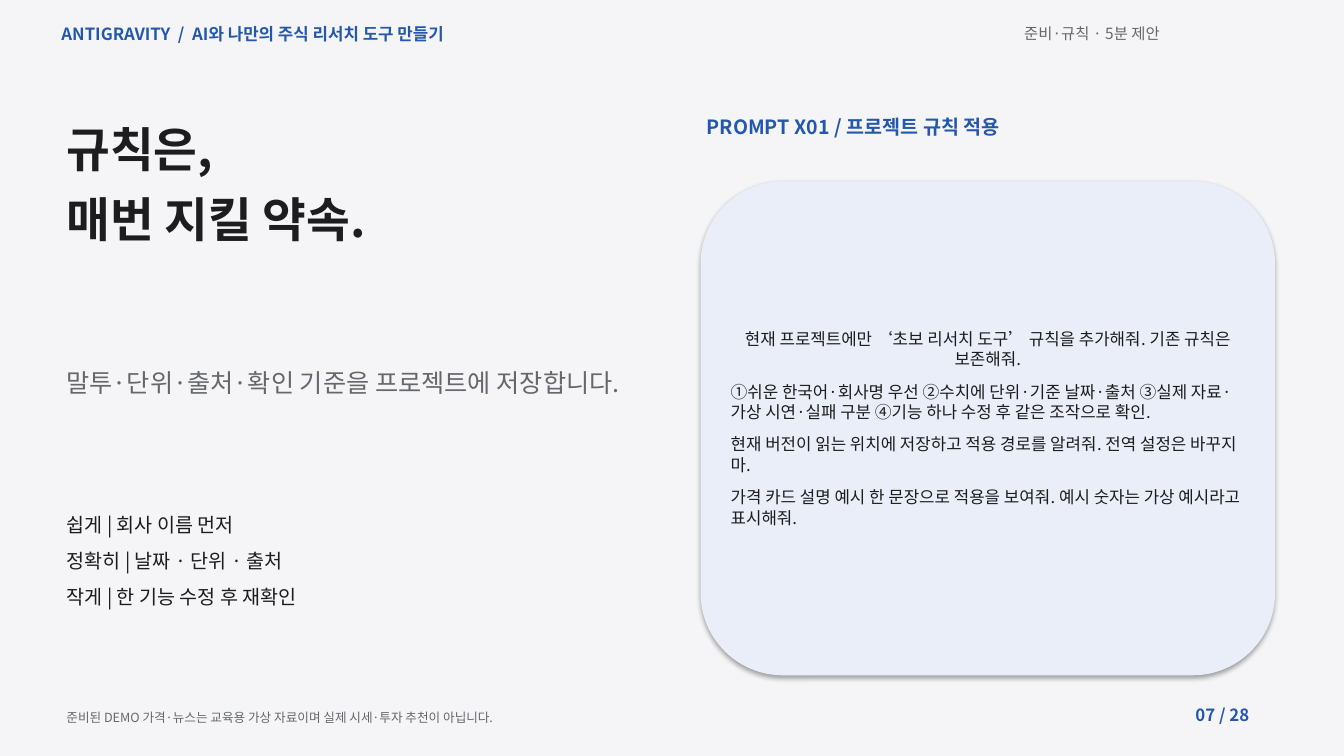
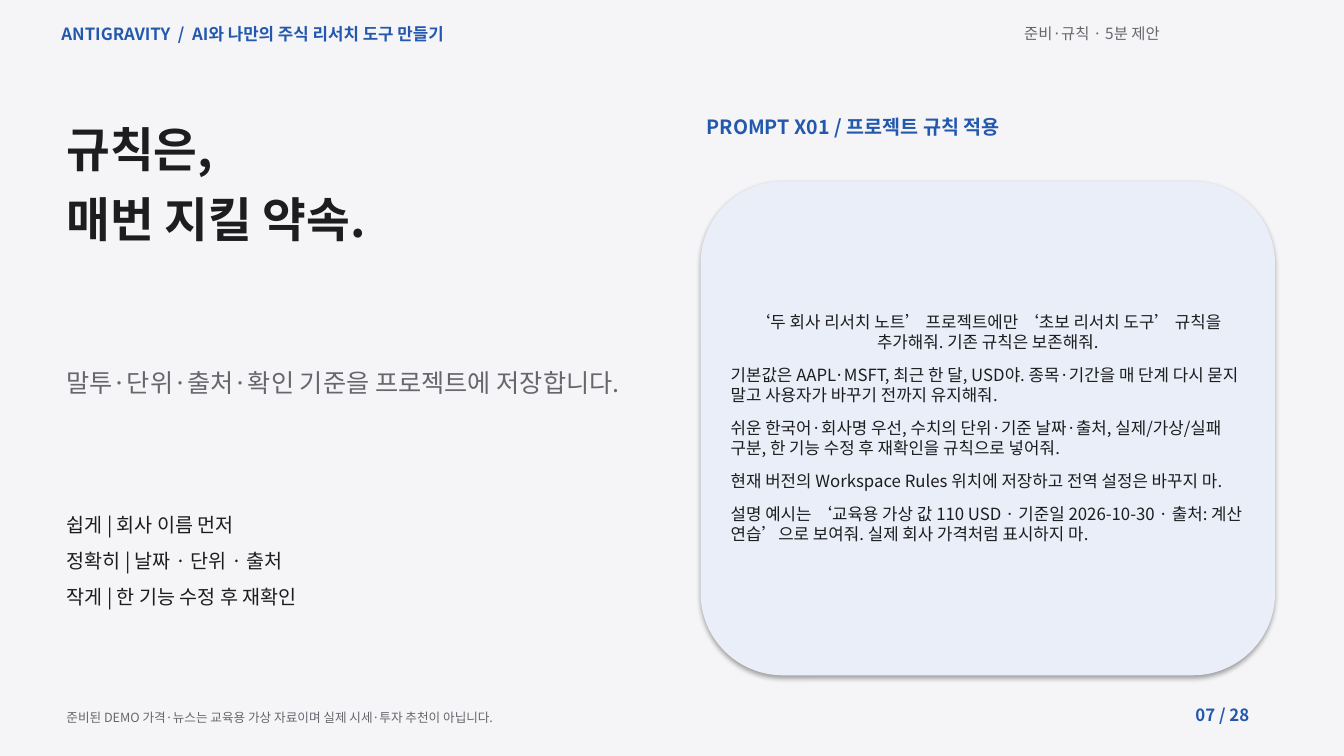
Before and after one commit to elect94/reportsol, a slide deck: slide 7 of materials/lecture.pptx. Drawn at 1344x756 pixels with LibreOffice and Linux fonts; fonts in the diff are those of the drawing. Boxes give left, top, right and bottom in pixels: in the first picture for what was removed or moved away, otherwise in the second. Text is boxed around its words. In the diff, an @@ line names an element or a change of style, - is before the commit and + after.

```diff
--- a/materials/lecture.pptx
+++ b/materials/lecture.pptx
@@ text in rounded rectangle at [731, 314, 1242, 542]: text changed @@
-현재 프로젝트에만 ‘초보 리서치 도구’ 규칙을 추가해줘. 기존 규칙은 보존해줘.
-①쉬운 한국어·회사명 우선 ②수치에 단위·기준 날짜·출처 ③실제 자료·가상 시연·실패 구분 ④기능 하나 수정 후 같은 조작으로 확인.
-현재 버전이 읽는 위치에 저장하고 적용 경로를 알려줘. 전역 설정은 바꾸지 마.
-가격 카드 설명 예시 한 문장으로 적용을 보여줘. 예시 숫자는 가상 예시라고 표시해줘.
+‘두 회사 리서치 노트’ 프로젝트에만 ‘초보 리서치 도구’ 규칙을 추가해줘. 기존 규칙은 보존해줘.
+기본값은 AAPL·MSFT, 최근 한 달, USD야. 종목·기간을 매 단계 다시 묻지 말고 사용자가 바꾸기 전까지 유지해줘.
+쉬운 한국어·회사명 우선, 수치의 단위·기준 날짜·출처, 실제/가상/실패 구분, 한 기능 수정 후 재확인을 규칙으로 넣어줘.
+현재 버전의 Workspace Rules 위치에 저장하고 전역 설정은 바꾸지 마.
+설명 예시는 ‘교육용 가상 값 110 USD · 기준일 2026-10-30 · 출처: 계산 연습’으로 보여줘. 실제 회사 가격처럼 표시하지 마.
```
Also in this commit, not shown: 21 other slides changed, 1 slide added, 1 slide removed, 24 other files.
